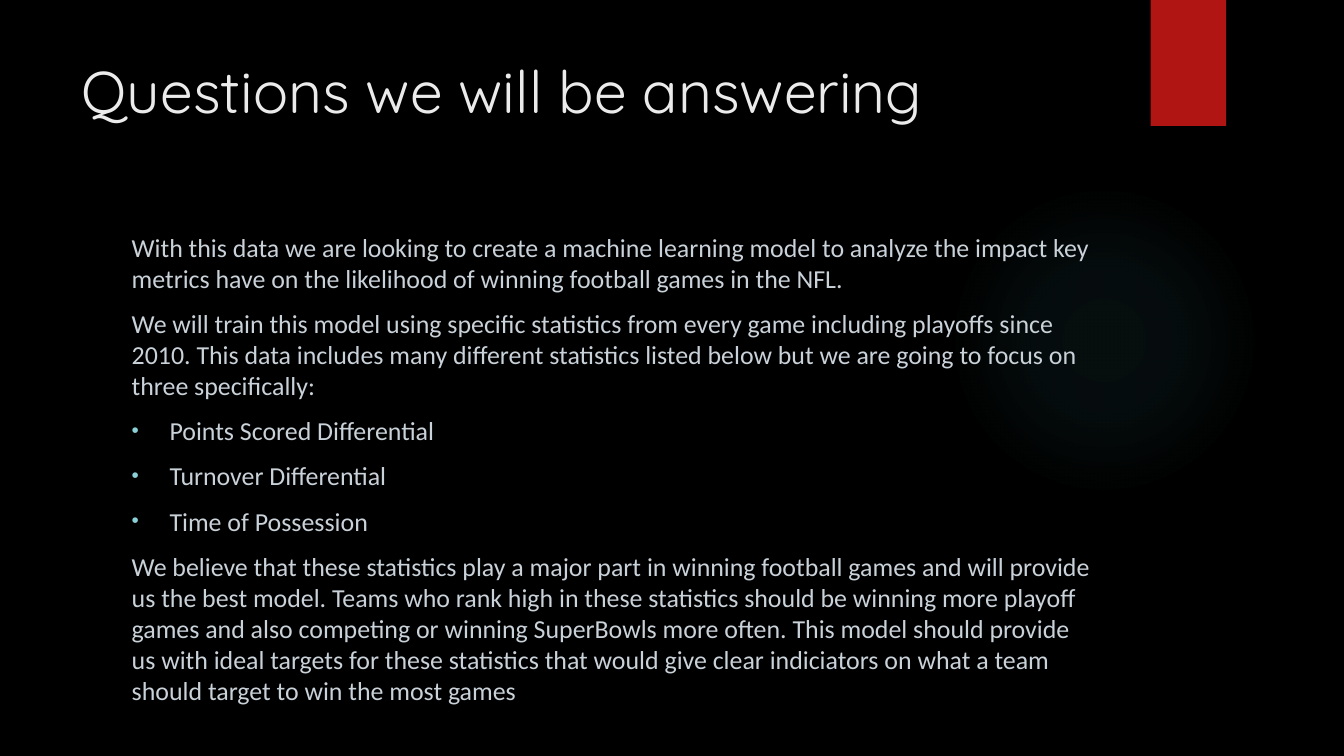
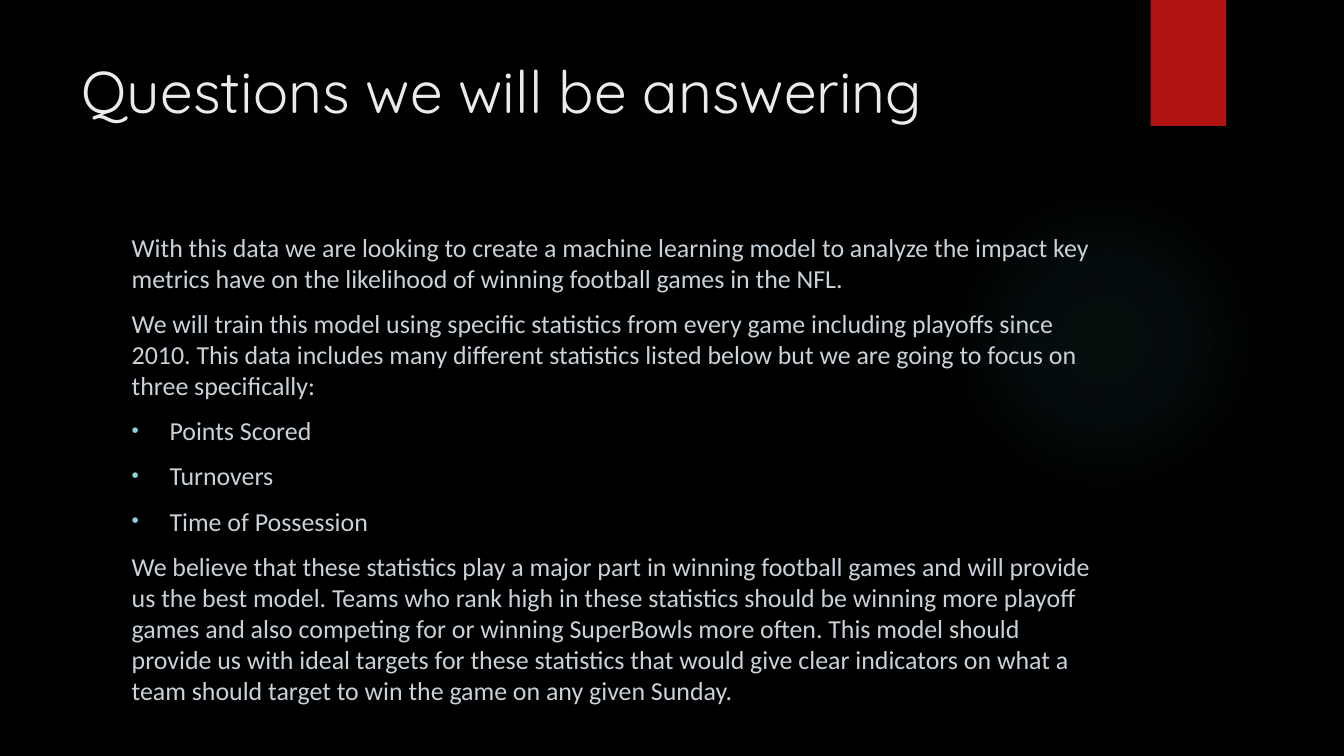
Before and after one commit to SKuczynski17/Group-1-Final-Project, a slide deck: slide 6 of Internal Predicting the NFL Game Winner Presentation.pptx (slide 5 before the commit). Drawn at 1344x756 pixels with LibreOffice and Linux fonts; fonts in the diff are those of the drawing; background and template pictures are left out. Boxes give left, top, right and bottom in pixels: in the first picture for what was removed or moved away, otherwise in the second. Text is boxed around its words. In the diff, an @@ line names an element or a change of style, - is before the commit and + after.

Commit message:
Adding second machine learning model and update to internal presentation.

```diff
--- a/Internal Predicting the NFL Game Winner Presentation.pptx
+++ b/Internal Predicting the NFL Game Winner Presentation.pptx
@@ text at (170, 422, 311, 485): text changed @@
-• Points Scored Differential
-• Turnover Differential
+• Points Scored
+• Turnovers
@@ text at (132, 558, 1090, 705): text changed @@
-We believe that these statistics play a major part in winning football games and will provide us the best model. Teams who rank high in these statistics should be winning more playoff games and also competing or winning SuperBowls more often. This model should provide us with ideal targets for these statistics that would give clear indiciators on what a team should target to win the most games
+We believe that these statistics play a major part in winning football games and will provide us the best model. Teams who rank high in these statistics should be winning more playoff games and also competing for or winning SuperBowls more often. This model should provide us with ideal targets for these statistics that would give clear indicators on what a team should target to win the game on any given Sunday.
```
Also in this commit, not shown: 1 other slide changed, 1 slide added, 1 other file.
